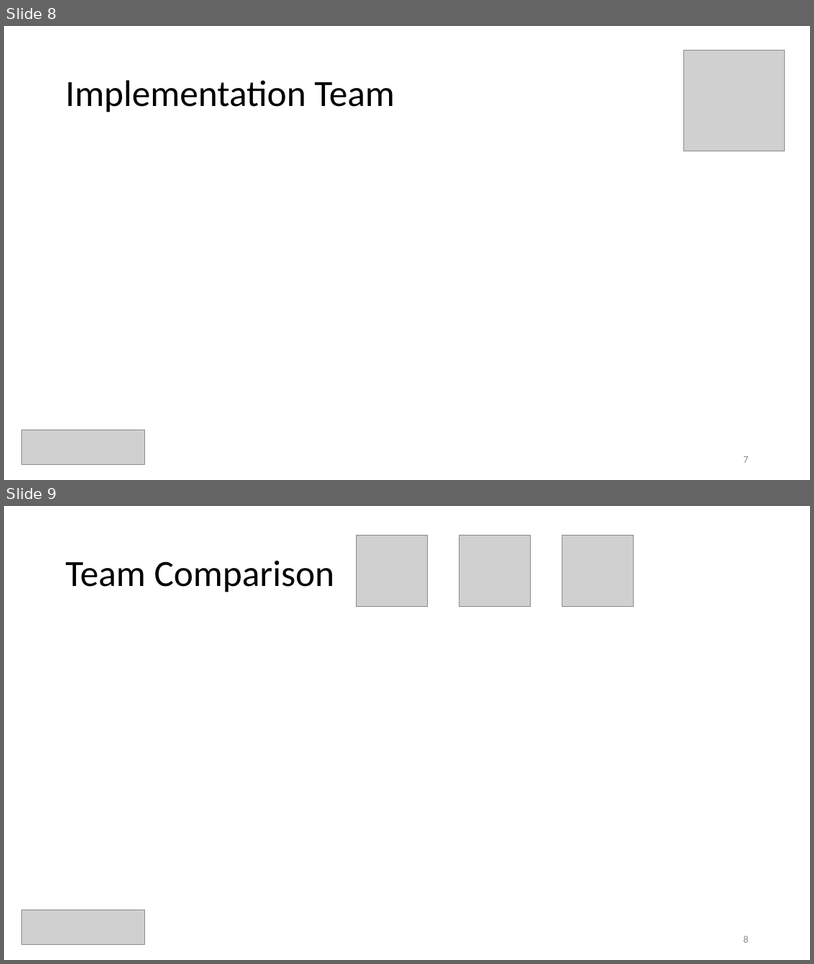
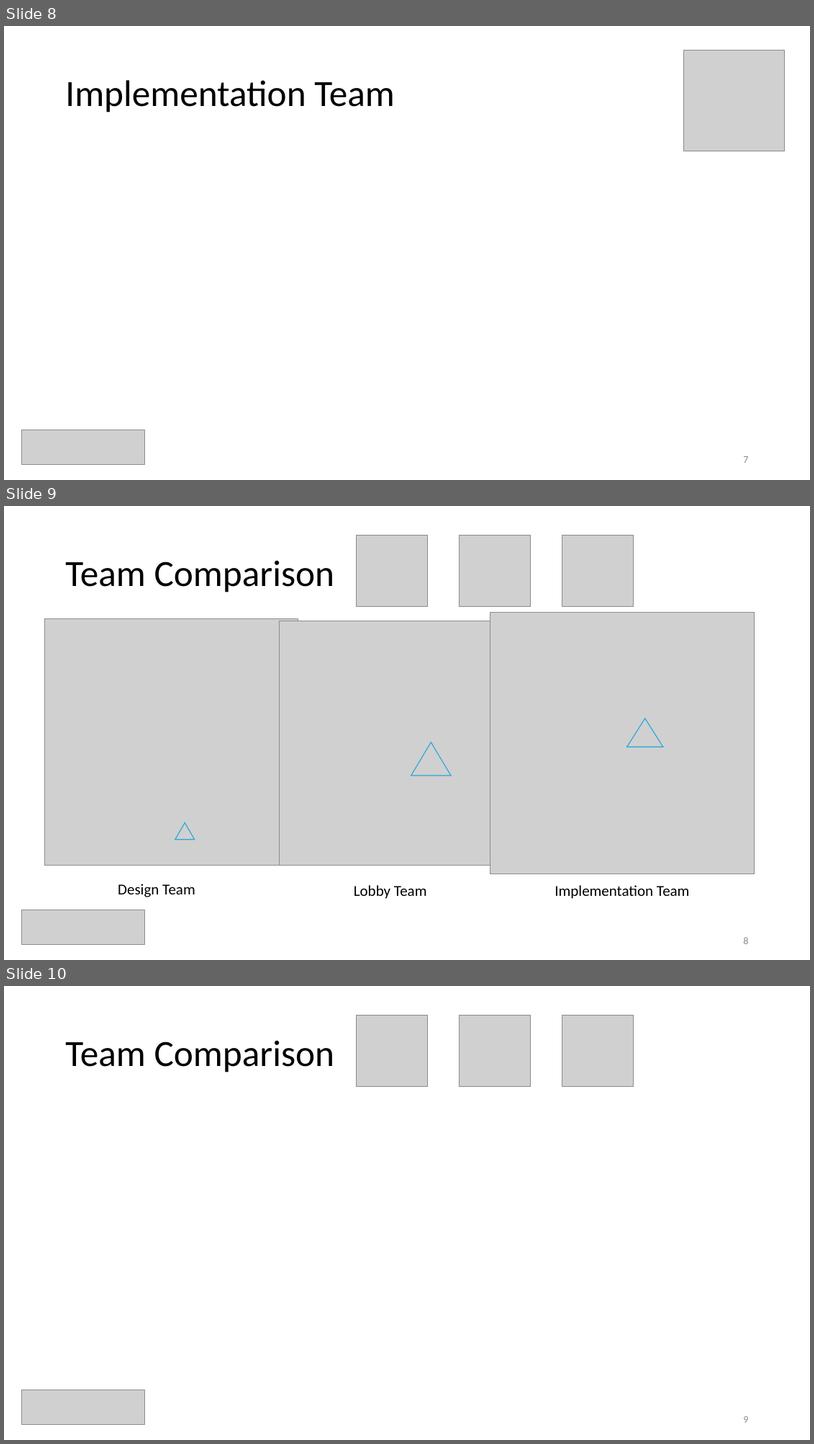
Before and after one commit to ceciliacheungns/Analytics_In_Business, a slide deck: Presentation.pptx. Shown one above the other, each under a label of ours: slides 8 and 9 before the commit, slides 8, 9 and 10 after it. The pictures are 814x964 and 814x1444 pixels, drawn with LibreOffice and Linux fonts; fonts in the diff are those of the drawing; grey boxes stand for pictures. Boxes give left, top, right and bottom in pixels: in the first picture for what was removed or moved away, otherwise in the second. Text is boxed around its words. In the diff, an @@ line names an element or a change of style, - is before the commit and + after.

Commit message:
pres file add Louises slide

```diff
--- a/Presentation.pptx
+++ b/Presentation.pptx
@@ slide 9 added at bbox=[4, 506, 810, 960], background #FFFFFF @@
@@ picture added at bbox=[357, 535, 428, 606] @@
@@ picture added at bbox=[460, 535, 531, 606] @@
@@ picture added at bbox=[563, 535, 634, 606] @@
@@ title added at bbox=[65, 560, 335, 592], 44 pt, text #000000 @@
+Team Comparison
@@ picture added at bbox=[491, 613, 756, 874] @@
@@ picture added at bbox=[44, 619, 298, 865] @@
@@ picture added at bbox=[279, 621, 533, 865] @@
@@ triangle added at bbox=[627, 718, 664, 746], outline #2DA5DB 1 pt @@
@@ triangle added at bbox=[411, 742, 451, 775], outline #2DA5DB 1 pt @@
@@ triangle added at bbox=[175, 822, 195, 839], outline #2DA5DB 1 pt @@
@@ text added at bbox=[118, 883, 196, 897], 18 pt, text #000000 @@
+Design Team
@@ text added at bbox=[354, 885, 427, 898], 18 pt, text #000000 @@
+Lobby Team
@@ text added at bbox=[555, 885, 690, 898], 18 pt, text #000000 @@
+Implementation Team
@@ picture added at bbox=[21, 909, 144, 944] @@
@@ page number added at bbox=[743, 937, 748, 944], 12 pt, text #8C8C8C @@
+8
@@ what was slide 9 is now slide 10 @@
@@ page number at bbox=[743, 1416, 748, 1422]: text changed @@
-8
+9
```
